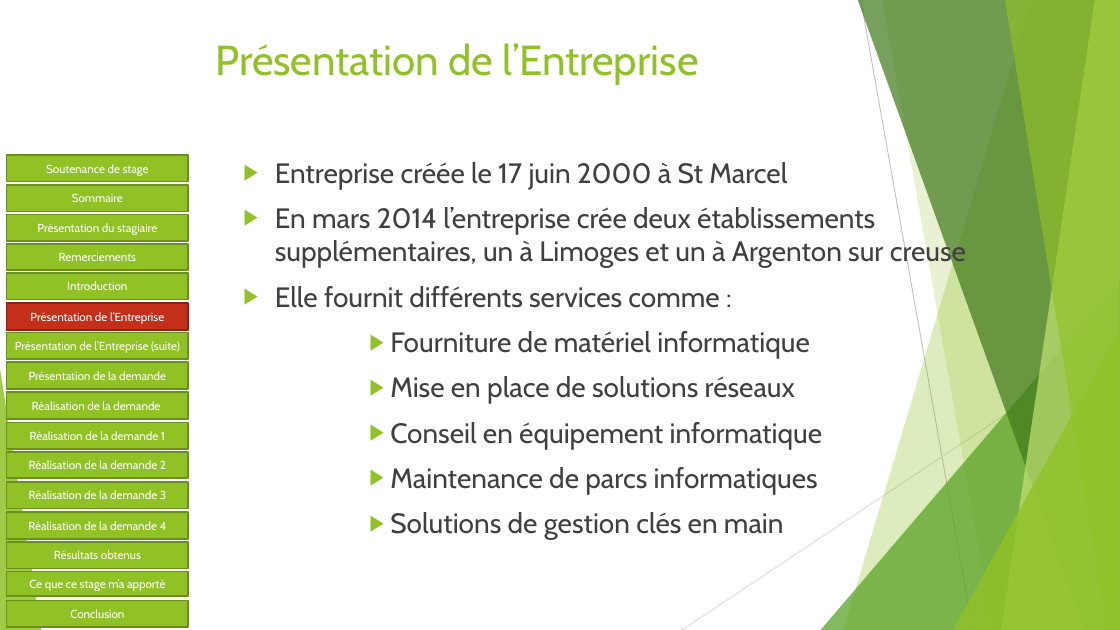
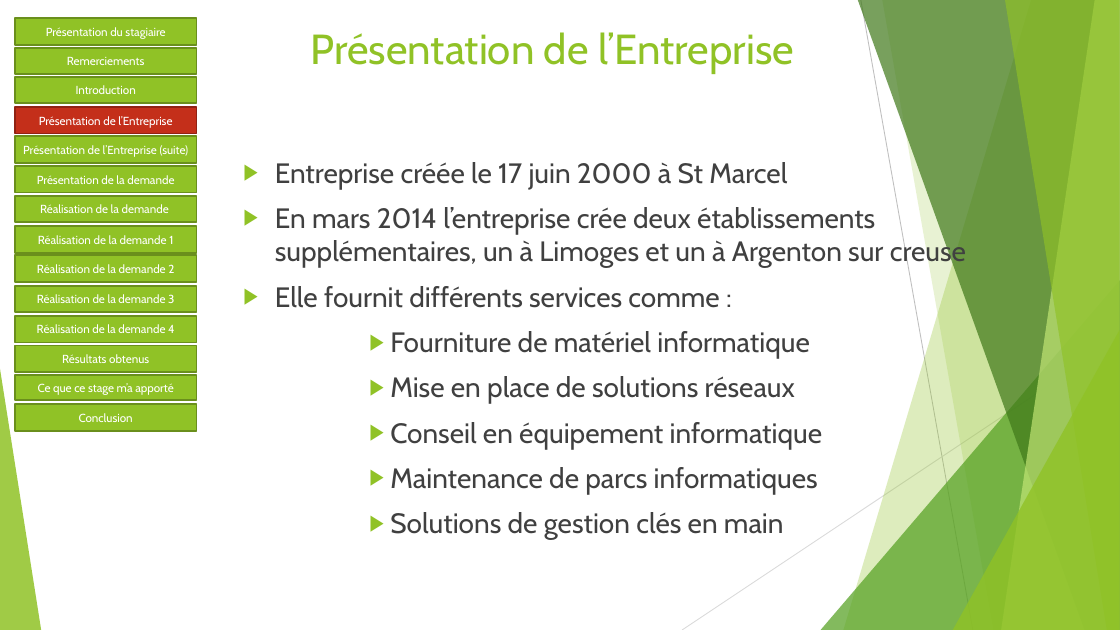
Before and after one commit to Sophie36/LASERSTORE, a slide deck: slide 6 of SOUTENANCE/Soutenance de stage.pptx. Drawn at 1120x630 pixels with LibreOffice and Linux fonts; fonts in the diff are those of the drawing. Boxes give left, top, right and bottom in pixels: in the first picture for what was removed or moved away, otherwise in the second. Text is boxed around its words. In the diff, an @@ line names an element or a change of style, - is before the commit and + after.

```diff
--- a/SOUTENANCE/Soutenance de stage.pptx
+++ b/SOUTENANCE/Soutenance de stage.pptx
@@ title "Présentation de l’Entreprise": place and size @@
-title "Présentation de l’Entreprise" at box(215, 43, 699, 85)
+title "Présentation de l’Entreprise" at box(311, 32, 794, 74)
@@ 14 rectangles: place and size @@
-14 rectangles at box(7, 214, 188, 628)
+14 rectangles at box(15, 18, 197, 431)
@@ rectangle removed at box(7, 155, 188, 182) @@
-Soutenance de stage
@@ rectangle removed at box(7, 185, 188, 212) @@
-Sommaire
```
Also in this commit, not shown: 15 other slides changed.
